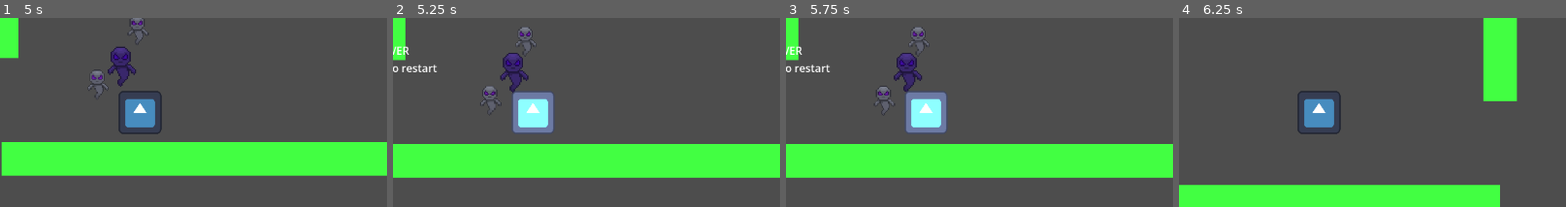
Above: before the commit, frames 1-4 (left to right).
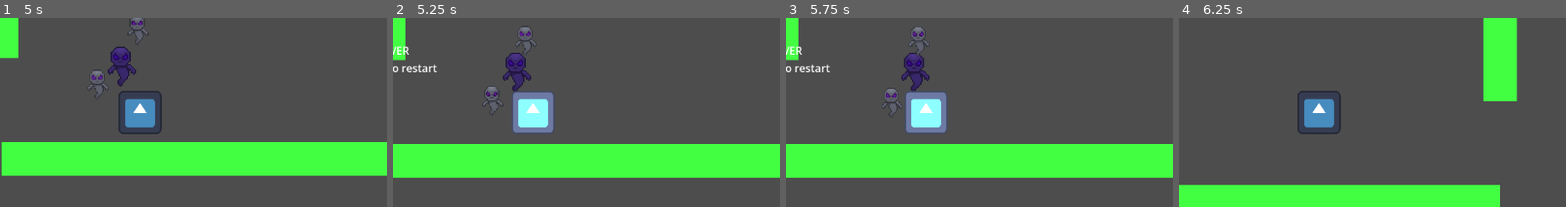
Above: after the commit, the same moments.

Repository: yenpish/chazo-fatebound
Game: Godot game, scene res://scenes/levels/mossgrave_outskirts.tscn
Two runs of this game, one before a commit and one after it. Both use one fixed random seed, a clock stepped at 60 frames per second and the inputs below. This scene is started directly instead of the project's main scene. The engine's default icon, where the game draws it, is replaced by a stand-in: a white triangle on a blue panel in a dark square.
Inputs:
- Up to frame 1 (5 s): hold W (move_up) 0.53-2.03 s; tap Space (attack) every 0.75 s from 0.6 to 4.35 s; hold A (move_left) 2.03-3.53 s; hold S (move_down) 3.53-4.28 s; hold D (move_right) from 4.28 s (still down)
- Up to frame 2 (5.25 s): release D (move_right) at 5.03 s; hold W (move_up) from 5.03 s (still down); tap Space (attack) at 5.1 s
- Up to frame 3 (5.75 s): keep holding W (move_up)
- Up to frame 4 (6.25 s): tap R (restart) at 5.75 s; release W (move_up) at 5.78 s; hold D (move_right) from 5.78 s (still down); tap Space (attack) at 5.85 s
The pictures show only the part of the screen within x 32-82%, y 33-83%; the shares and areas given below are measured in that part.

Frame 1 is identical in both runs. In frame 2, 0.9% of the frame differs, in the area x 22-37%, y 4-52%; in frame 3, 1.4%, in the area x 23-38%, y 18-53%; in frame 4, nothing differs.

Commit message:
Add Brakkor boss foundation

Diff:
--- /dev/null
+++ b/scenes/enemies/brakkor.tscn
@@ -0,0 +1,29 @@
+[gd_scene format=3 uid="uid://dt3x5p8ysnmf7"]
+
+[ext_resource type="Texture2D" uid="uid://d2jrrcv74nlct" path="res://assets/sprites/veilborn_1.png" id="1_n5tgf"]
+[ext_resource type="Script" uid="uid://b5xqmkr3vtg7x" path="res://scripts/enemies/brakkor.gd" id="1_t8u83"]
+
+[sub_resource type="RectangleShape2D" id="RectangleShape2D_tyrmv"]
+size = Vector2(80, 95)
+
+[sub_resource type="RectangleShape2D" id="RectangleShape2D_fd16c"]
+size = Vector2(86, 101)
+
+[node name="Brakkor" type="CharacterBody2D" unique_id=353927916]
+motion_mode = 1
+script = ExtResource("1_t8u83")
+
+[node name="PlaceholderSprite" type="Sprite2D" parent="." unique_id=275215516]
+modulate = Color(0.757035, 0.48384285, 0.20329967, 1)
+scale = Vector2(3, 3)
+texture = ExtResource("1_n5tgf")
+
+[node name="CollisionShape2D" type="CollisionShape2D" parent="." unique_id=1039103773]
+position = Vector2(2.5, -1)
+shape = SubResource("RectangleShape2D_tyrmv")
+
+[node name="DamageArea" type="Area2D" parent="." unique_id=365448589]
+
+[node name="DamageCollision" type="CollisionShape2D" parent="DamageArea" unique_id=260384332]
+position = Vector2(2.5, -1)
+shape = SubResource("RectangleShape2D_fd16c")
--- a/scenes/levels/mossgrave_outskirts.tscn
+++ b/scenes/levels/mossgrave_outskirts.tscn
@@ -4,6 +4,7 @@
 [ext_resource type="PackedScene" uid="uid://dm8vfg8xdixaf" path="res://scenes/player/player.tscn" id="1_ivkax"]
 [ext_resource type="PackedScene" uid="uid://85pfexe2tiic" path="res://scenes/enemies/veilborn_crawler.tscn" id="2_np761"]
 [ext_resource type="PackedScene" uid="uid://sf7100vq7g2c" path="res://scenes/ui/hud.tscn" id="2_ow5mb"]
+[ext_resource type="PackedScene" uid="uid://dt3x5p8ysnmf7" path="res://scenes/enemies/brakkor.tscn" id="3_0rlci"]
 [ext_resource type="PackedScene" uid="uid://mfuonb32vn1q" path="res://scenes/items/pendant_of_malaya.tscn" id="3_np761"]
 [ext_resource type="PackedScene" uid="uid://clxgx6wkdbixs" path="res://scenes/items/eclipse_shard_of_hunger.tscn" id="4_b4jx4"]
 [ext_resource type="PackedScene" uid="uid://5si1mv5g3aug" path="res://scenes/items/shard_vision_trigger.tscn" id="5_8dlh8"]
@@ -138,6 +139,9 @@
 [node name="VeilbornCrawler_02" parent="Enemies" unique_id=1217474116 instance=ExtResource("2_np761")]
 position = Vector2(130, -150)
 
+[node name="Brakkor" parent="Enemies" unique_id=353927916 instance=ExtResource("3_0rlci")]
+position = Vector2(185, -312)
+
 [node name="Items" type="Node2D" parent="." unique_id=1851791382]
 
 [node name="PendantOfMalaya" parent="Items" unique_id=1851028104 instance=ExtResource("3_np761")]
--- /dev/null
+++ b/scripts/enemies/brakkor.gd
@@ -0,0 +1,113 @@
+extends CharacterBody2D
+
+@export var max_hp: int = 12
+@export var move_speed: float = 55.0
+@export var contact_damage: int = 1
+@export var damage_cooldown: float = 1.2
+@export var chase_range: float = 700.0
+@export var stop_distance: float = 55.0
+
+@onready var damage_area: Area2D = $DamageArea
+@onready var placeholder_sprite: Sprite2D = $PlaceholderSprite
+
+var current_hp: int
+var can_damage_player: bool = true
+var player: Node2D = null
+var is_dead: bool = false
+var original_sprite_modulate: Color
+
+
+func _ready() -> void:
+	motion_mode = CharacterBody2D.MOTION_MODE_FLOATING
+	current_hp = max_hp
+	original_sprite_modulate = placeholder_sprite.modulate
+	find_player()
+	print(name, " ready with HP: ", current_hp)
+
+
+func _physics_process(_delta: float) -> void:
+	if is_dead:
+		return
+
+	if player == null:
+		find_player()
+
+	chase_player()
+	check_player_contact_damage()
+
+
+func find_player() -> void:
+	player = get_tree().get_first_node_in_group("player") as Node2D
+
+
+func chase_player() -> void:
+	if player == null:
+		velocity = Vector2.ZERO
+		move_and_slide()
+		return
+
+	var direction_to_player := player.global_position - global_position
+	var distance_to_player := direction_to_player.length()
+
+	if distance_to_player <= chase_range and distance_to_player > stop_distance:
+		velocity = direction_to_player.normalized() * move_speed
+	else:
+		velocity = Vector2.ZERO
+
+	move_and_slide()
+
+
+func check_player_contact_damage() -> void:
+	if not can_damage_player:
+		return
+
+	var bodies := damage_area.get_overlapping_bodies()
+
+	for body in bodies:
+		if body == self:
+			continue
+
+		if body.is_in_group("player") and body.has_method("take_damage"):
+			body.take_damage(contact_damage)
+			start_damage_cooldown()
+			break
+
+
+func start_damage_cooldown() -> void:
+	can_damage_player = false
+	await get_tree().create_timer(damage_cooldown).timeout
+	can_damage_player = true
+
+
+func take_damage(amount: int) -> void:
+	if is_dead:
+		return
+
+	current_hp -= amount
+	print(name, " took ", amount, " damage. HP left: ", current_hp)
+
+	flash_hit()
+
+	if current_hp <= 0:
+		die()
+
+
+func flash_hit() -> void:
+	if placeholder_sprite == null:
+		return
+
+	placeholder_sprite.modulate = Color(2.0, 2.0, 2.0, 1.0)
+	await get_tree().create_timer(0.08).timeout
+
+	if is_dead:
+		return
+
+	if is_instance_valid(placeholder_sprite):
+		placeholder_sprite.modulate = original_sprite_modulate
+
+
+func die() -> void:
+	is_dead = true
+	velocity = Vector2.ZERO
+	print(name, " defeated")
+	queue_free()
Not shown, added: scripts/enemies/brakkor.gd.uid
